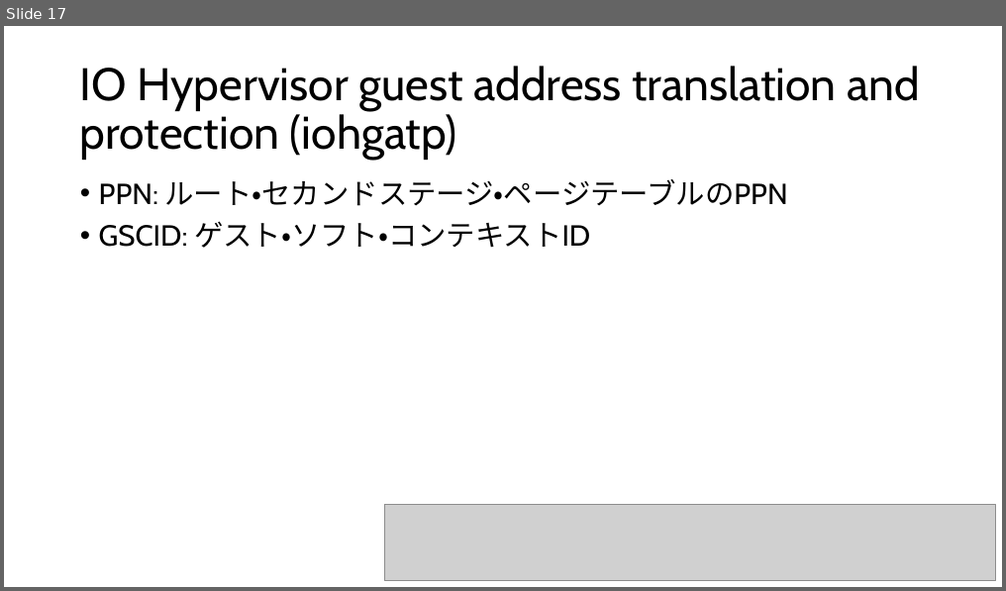
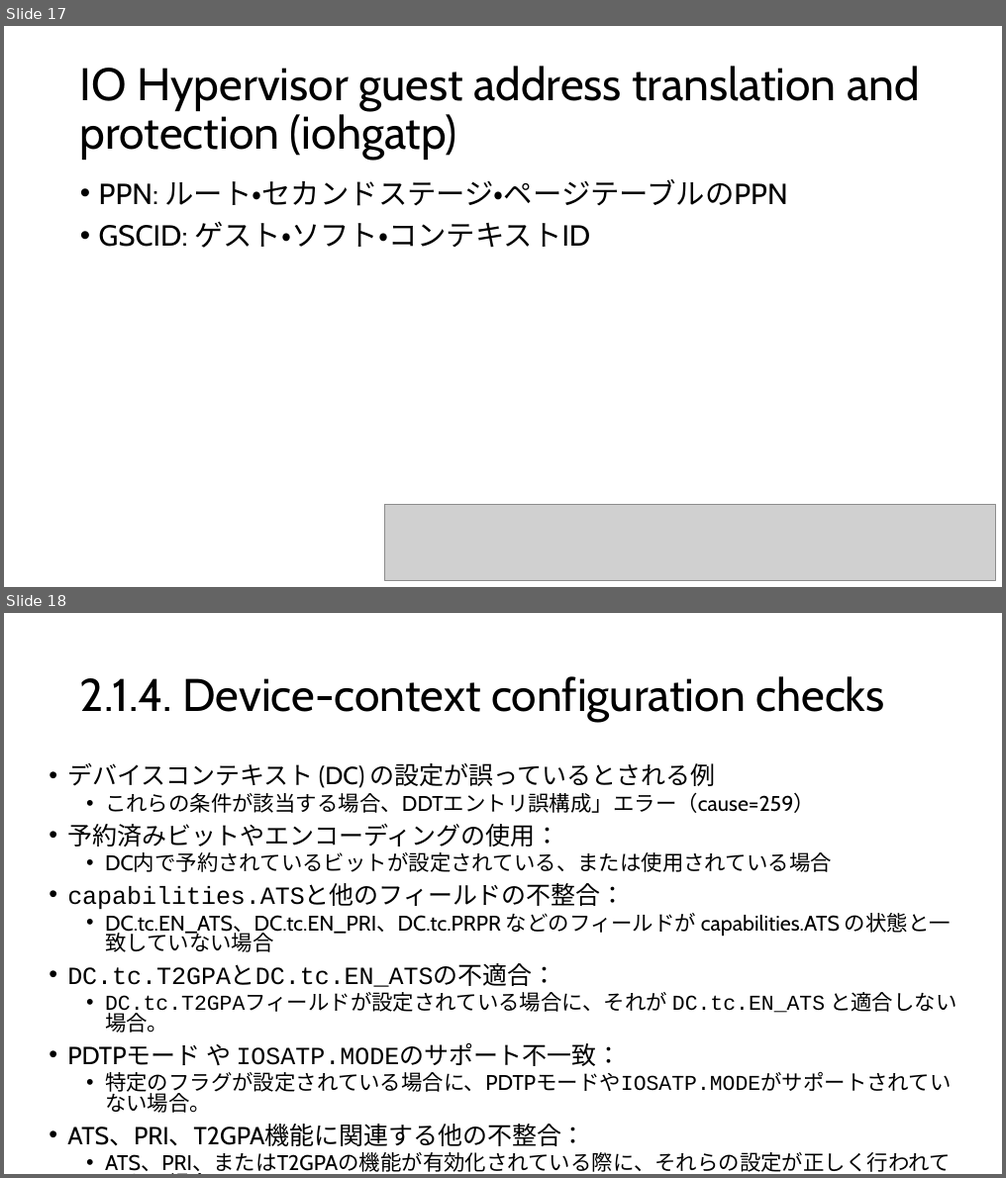
Before and after one commit to msyksphinz-self/riscv-iommu-ja, a slide deck: iommu.pptx. Shown one above the other, each under a label of ours: slide 17 before the commit, slides 17 and 18 after it. The pictures are 1006x591 and 1006x1178 pixels, drawn with LibreOffice and Linux fonts; fonts in the diff are those of the drawing; grey boxes stand for pictures. Boxes give left, top, right and bottom in pixels: in the first picture for what was removed or moved away, otherwise in the second. Text is boxed around its words. In the diff, an @@ line names an element or a change of style, - is before the commit and + after.

```diff
--- a/iommu.pptx
+++ b/iommu.pptx
@@ slide 18 added at [4, 613, 1002, 1174], background #FFFFFF @@
@@ title added at [80, 676, 884, 722], 44 pt, text #000000 @@
+2.1.4. Device-context configuration checks
@@ text added at [67, 763, 957, 1174], 20.4 pt, text #000000 @@
+• デバイスコンテキスト (DC) の設定が誤っているとされる例
+  • これらの条件が該当する場合、DDTエントリ誤構成」エラー（cause=259）
+• 予約済みビットやエンコーディングの使用：
+  • DC内で予約されているビットが設定されている、または使用されている場合
+• capabilities.ATSと他のフィールドの不整合：
+  • DC.tc.EN_ATS、DC.tc.EN_PRI、DC.tc.PRPR などのフィールドが capabilities.ATS の状態と一致していない場合
+• DC.tc.T2GPAとDC.tc.EN_ATSの不適合：
+  • DC.tc.T2GPAフィールドが設定されている場合に、それが DC.tc.EN_ATS と適合しない場合。
+• PDTPモード や IOSATP.MODEのサポート不一致：
+  • 特定のフラグが設定されている場合に、PDTPモードやIOSATP.MODEがサポートされていない場合。
+• ATS、PRI、T2GPA機能に関連する他の不整合：
+  • ATS、PRI、またはT2GPAの機能が有効化されている際に、それらの設定が正しく行われていない場合。
```
Also in this commit, not shown: 2 other files.
